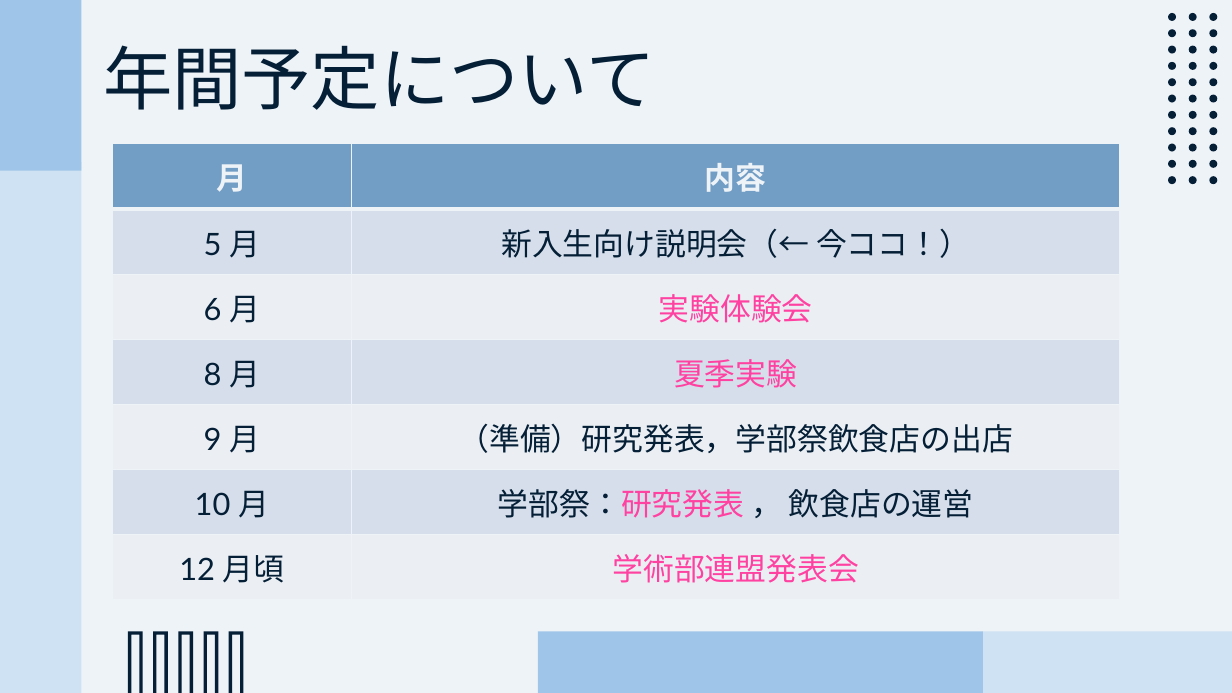
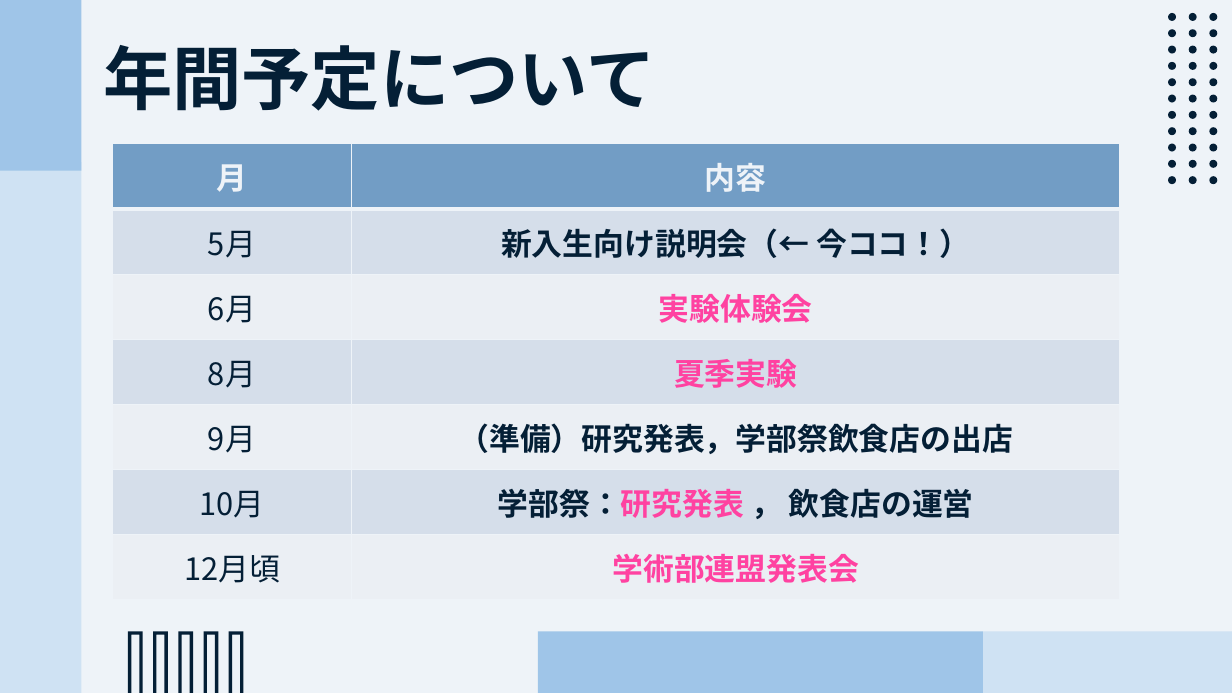
Before and after one commit to CL-ken/CL-ken.github.io, a slide deck: slide 4 of 2026/26_Welcome.pptx. Drawn at 1232x693 pixels with LibreOffice and Linux fonts; fonts in the diff are those of the drawing. Boxes give left, top, right and bottom in pixels: in the first picture for what was removed or moved away, otherwise in the second. Text is boxed around its words. In the diff, an @@ line names an element or a change of style, - is before the commit and + after.

```diff
--- a/2026/26_Welcome.pptx
+++ b/2026/26_Welcome.pptx
@@ text "年間予定について" at bbox=[103, 45, 655, 111]: bold on @@
@@ table at bbox=[112, 144, 1119, 601] @@
-row 2, column 1: 5 月
+row 2, column 1: 5月
-row 3, column 1: 6 月
+row 3, column 1: 6月
-row 4, column 1: 8 月
+row 4, column 1: 8月
-row 5, column 1: 9 月
+row 5, column 1: 9月
-row 6, column 1: 10 月
+row 6, column 1: 10月
-row 7, column 1: 12 月頃
+row 7, column 1: 12月頃
@@ font Lato to Noto Sans CJK JP in "新入生向け説明会（← 今ココ！）" @@
@@ bold on in "新入生向け説明会（← 今ココ！）", "実験体験会", "夏季実験", "（準備）研究発表，学部祭飲食店の出店" and 2 more places @@
```
Also in this commit, not shown: 17 other slides changed, 1 other file.
